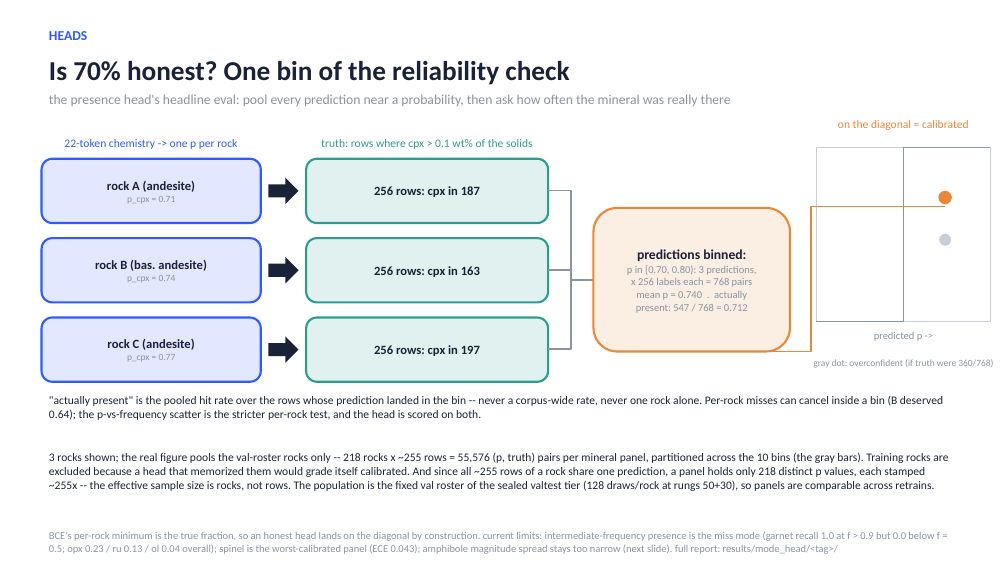
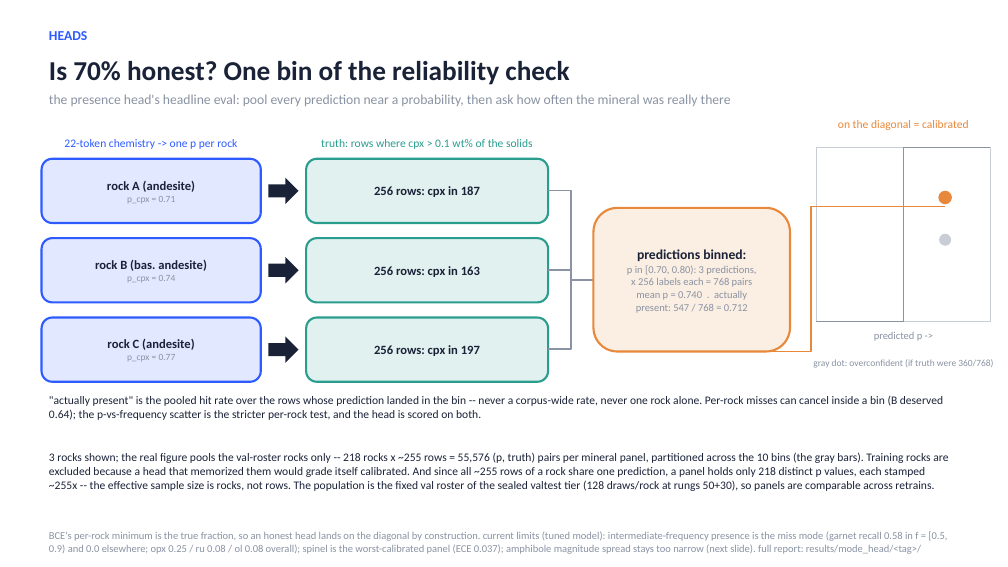
Before and after one commit to matthew-j-liu/phasecast, a slide deck: slide 14 of slides/overview.pptx. Drawn at 1008x567 pixels with LibreOffice and Linux fonts; fonts in the diff are those of the drawing. Boxes give left, top, right and bottom in pixels: in the first picture for what was removed or moved away, otherwise in the second. Text is boxed around its words. In the diff, an @@ line names an element or a change of style, - is before the commit and + after.

Commit message:
joint head architecture part 2

```diff
--- a/slides/overview.pptx
+++ b/slides/overview.pptx
@@ text at [49, 531, 947, 554]: text changed @@
-BCE's per-rock minimum is the true fraction, so an honest head lands on the diagonal by construction. current limits: intermediate-frequency presence is the miss mode (garnet recall 1.0 at f > 0.9 but 0.0 below f = 0.5; opx 0.23 / ru 0.13 / ol 0.04 overall); spinel is the worst-calibrated panel (ECE 0.043); amphibole magnitude spread stays too narrow (next slide). full report: results/mode_head/<tag>/
+BCE's per-rock minimum is the true fraction, so an honest head lands on the diagonal by construction. current limits (tuned model): intermediate-frequency presence is the miss mode (garnet recall 0.58 in f = [0.5, 0.9) and 0.0 elsewhere; opx 0.25 / ru 0.08 / ol 0.08 overall); spinel is the worst-calibrated panel (ECE 0.037); amphibole magnitude spread stays too narrow (next slide). full report: results/mode_head/<tag>/
```
Also in this commit, not shown: 4 other slides changed, 2 slides added, 1 other file.
